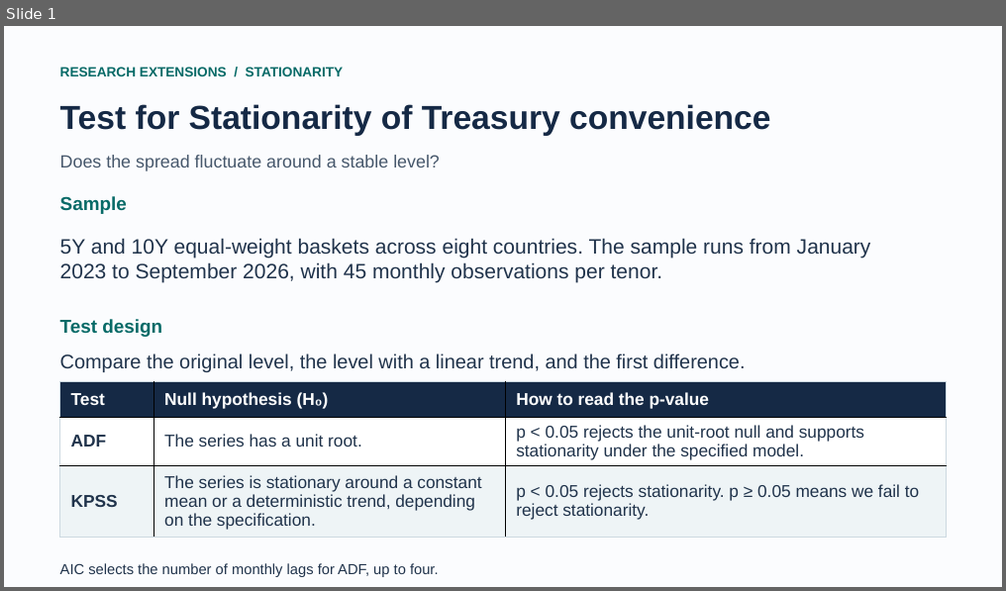
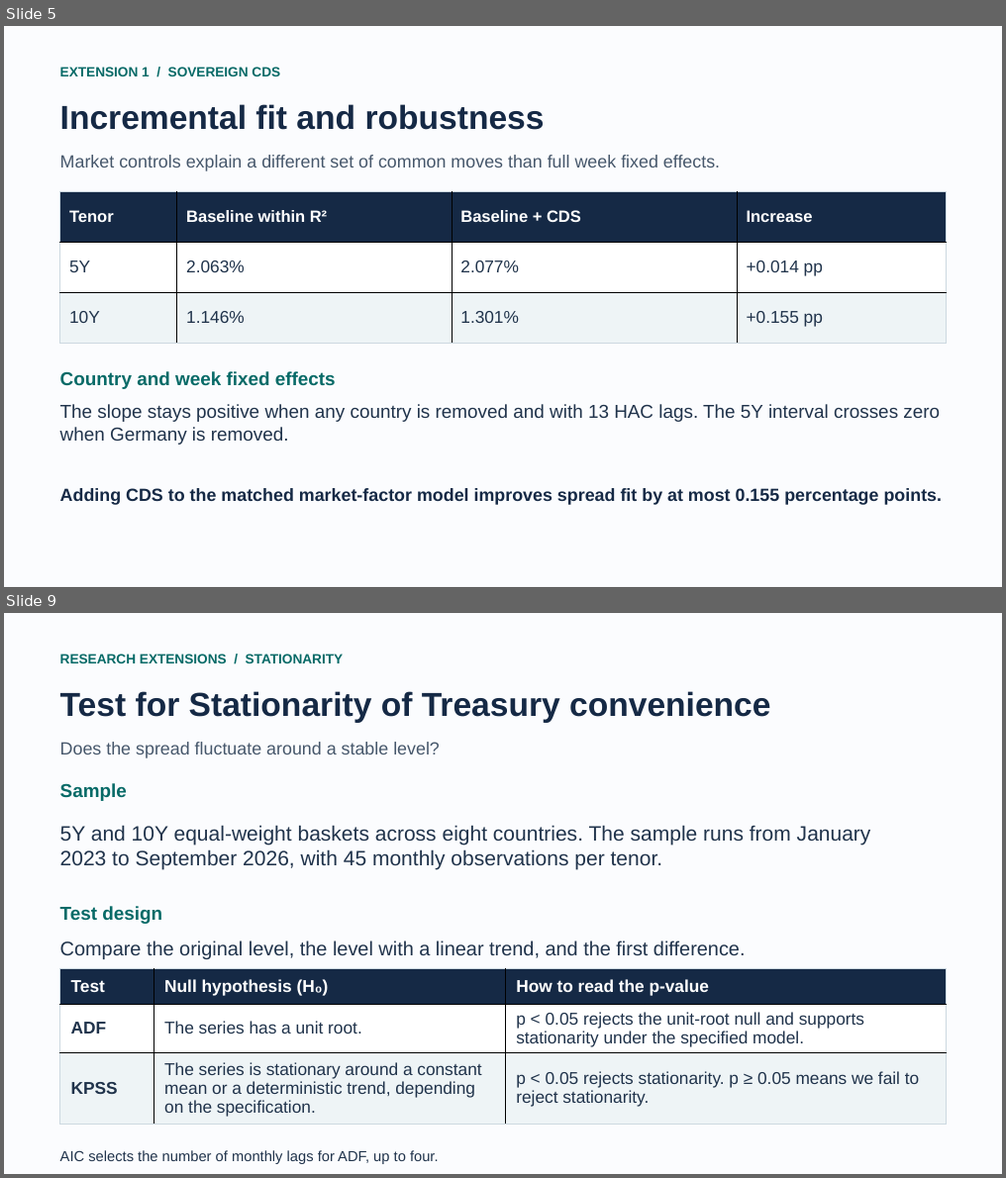
Before and after one commit to charlotte7795/treasury-convenience-research, a slide deck: results/extensions.pptx. Shown one above the other, each under a label of ours: slide 1 before the commit, slides 5 and 9 after it; the slides between them are not shown. The pictures are 1006x591 and 1006x1178 pixels, drawn with LibreOffice and Linux fonts; fonts in the diff are those of the drawing. Boxes give left, top, right and bottom in pixels: in the first picture for what was removed or moved away, otherwise in the second. Text is boxed around its words. In the diff, an @@ line names an element or a change of style, - is before the commit and + after.

Commit message:
Add sovereign CDS analysis and consolidate research presentation

```diff
--- a/results/extensions.pptx
+++ b/results/extensions.pptx
@@ slide 5 added at <box>4,26,1002,587</box>, background #FBFCFE @@
@@ text added at <box>60,67,280,76</box>, 13 pt, text #076A67, bold @@
+EXTENSION 1 / SOVEREIGN CDS
@@ text added at <box>60,104,545,130</box>, 32 pt, text #152945, bold @@
+Incremental fit and robustness
@@ text added at <box>60,155,720,172</box>, 17 pt, text #46576B @@
+Market controls explain a different set of common moves than full week fixed effects.
@@ table added at <box>60,191,945,344</box>, 3 rows, 4 columns @@
+Tenor | Baseline within R² | Baseline + CDS | Increase
+5Y | 2.063% | 2.077% | +0.014 pp
+10Y | 1.146% | 1.301% | +0.155 pp
@@ text added at <box>60,372,336,389</box>, 18 pt, text #076A67, bold @@
+Country and week fixed effects
@@ text added at <box>60,404,940,445</box>, 18 pt, text #20334B @@
+The slope stays positive when any country is removed and with 13 HAC lags. The 5Y interval crosses zero when Germany is removed.
@@ text added at <box>60,488,943,505</box>, 17 pt, text #152945, bold @@
+Adding CDS to the matched market-factor model improves spread fit by at most 0.155 percentage points.
@@ what was slide 1 is now slide 9 @@
```
Also in this commit, not shown: 9 other slides added, 20 other files.
